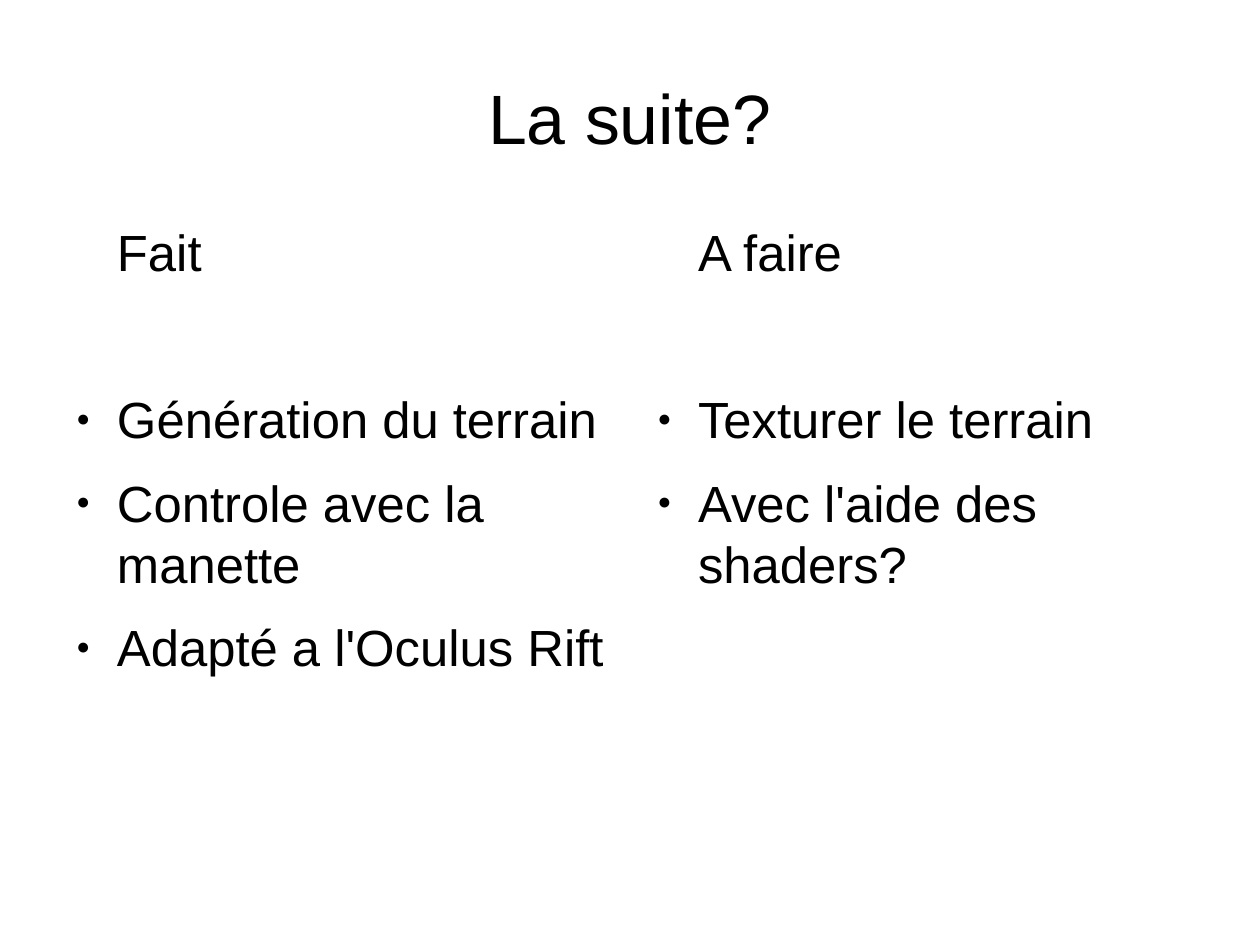
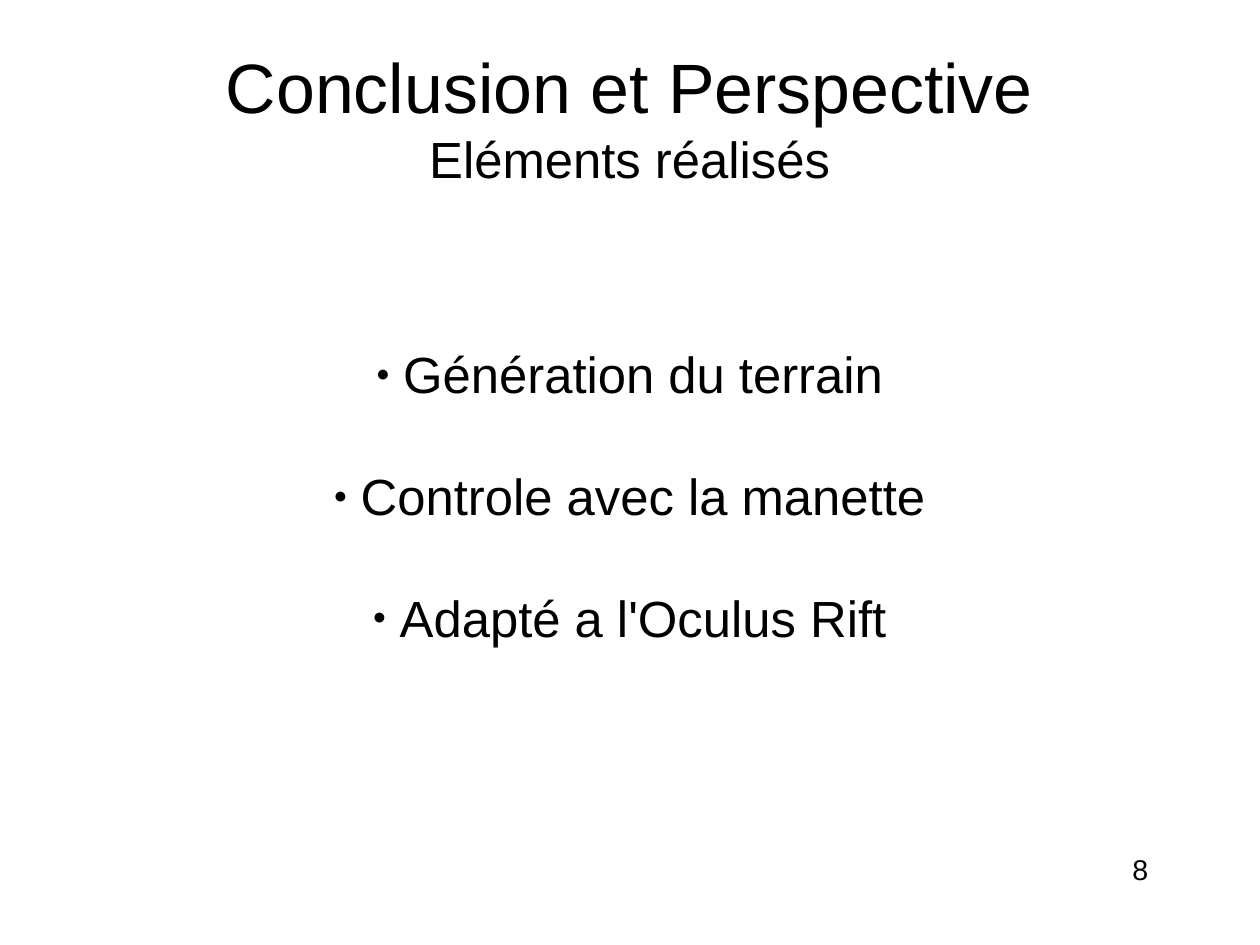
Before and after one commit to Mzartek/OculusRift_Tutoring, a slide deck: slide 8 of Report/first.odp. Drawn at 1260x945 pixels with LibreOffice and Linux fonts; fonts in the diff are those of the drawing. Boxes give left, top, right and bottom in pixels: in the first picture for what was removed or moved away, otherwise in the second. Text is boxed around its words. In the diff, an @@ line names an element or a change of style, - is before the commit and + after.

```diff
--- a/Report/first.odp
+++ b/Report/first.odp
@@ title at <box>226,62,1033,179</box>: text changed @@
-La suite?
+Conclusion et Perspective
+Eléments réalisés
@@ subtitle "Génération du terrain" at <box>361,355,925,647</box>: alignment left to centre; indent changed; less space between paragraphs; vertical alignment top to middle @@
@@ subtitle at <box>117,234,202,272</box>: paragraph removed @@
-Fait
@@ text removed at <box>698,234,1093,584</box> @@
-A faire
-● Texturer le terrain
-● Avec l'aide des shaders?
@@ page number added at <box>1132,860,1148,881</box>, 18 pt, text #000000 @@
+8
```
Also in this commit, not shown: 6 other slides changed, 2 slides added, 1 slide removed, 1 other file.
